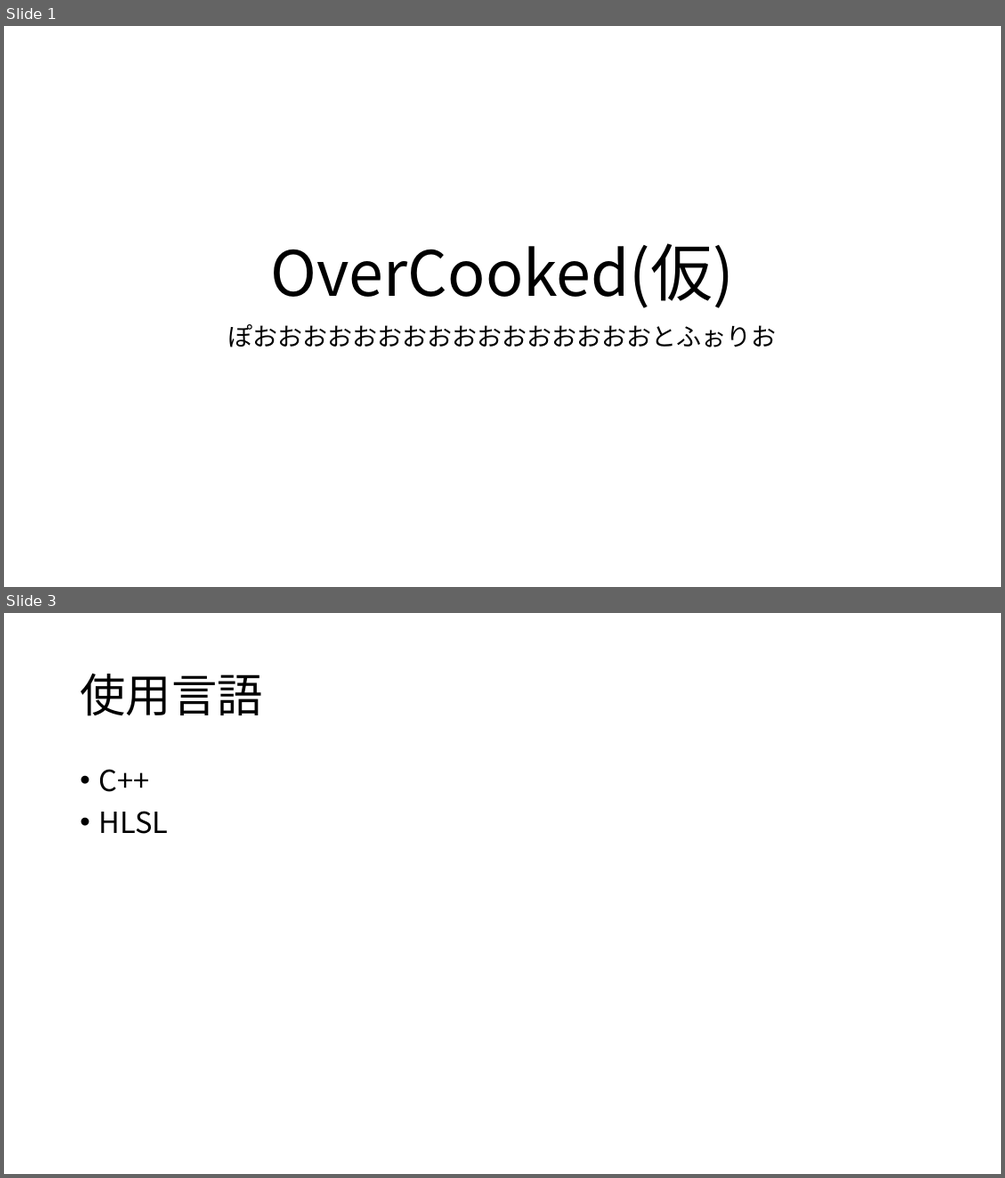
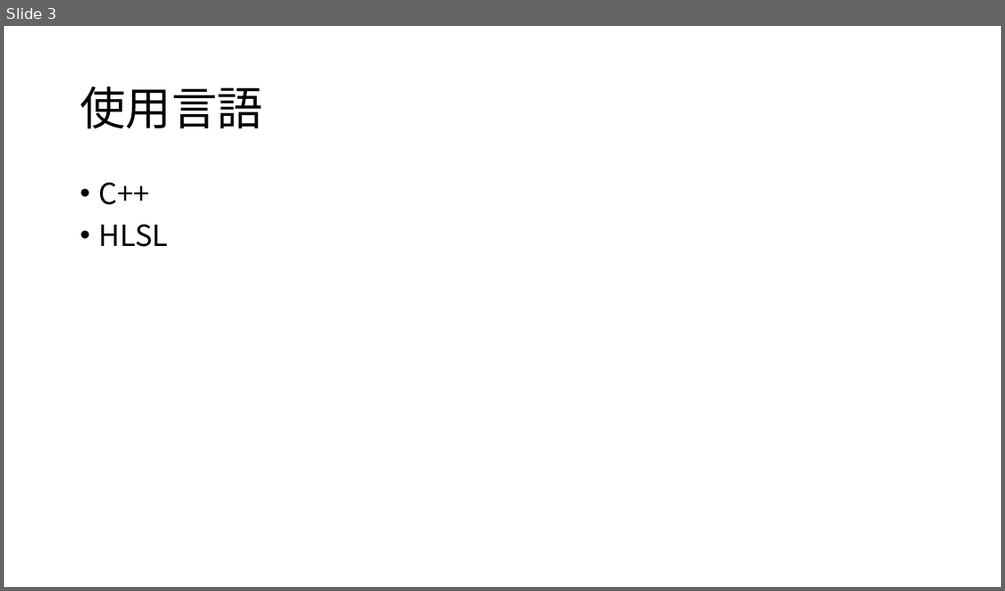
Before and after one commit to kyotento/KyotEngine, a slide deck: ポートフォリオ(仮).pptx. Shown one above the other, each under a label of ours: slides 1 and 3 before the commit, slide 3 after it; the slides between them are not shown. The pictures are 1005x1178 and 1005x591 pixels, drawn with LibreOffice and Linux fonts; fonts in the diff are those of the drawing. Boxes give left, top, right and bottom in pixels: in the first picture for what was removed or moved away, otherwise in the second. Text is boxed around its words. In the diff, an @@ line names an element or a change of style, - is before the commit and + after.

```diff
--- a/ポートフォリオ(仮).pptx
+++ b/ポートフォリオ(仮).pptx
@@ slide 1 removed at bbox=[4, 26, 1001, 587], background #FFFFFF @@
@@ title removed at bbox=[271, 243, 734, 308] @@
-OverCooked(仮)
@@ subtitle removed at bbox=[228, 324, 777, 347] @@
-ぽおおおおおおおおおおおおおおおおとふぉりお
```
Also in this commit, not shown: 3 slides changed, 1 slide added, 2 other slides removed, 6 other files.
